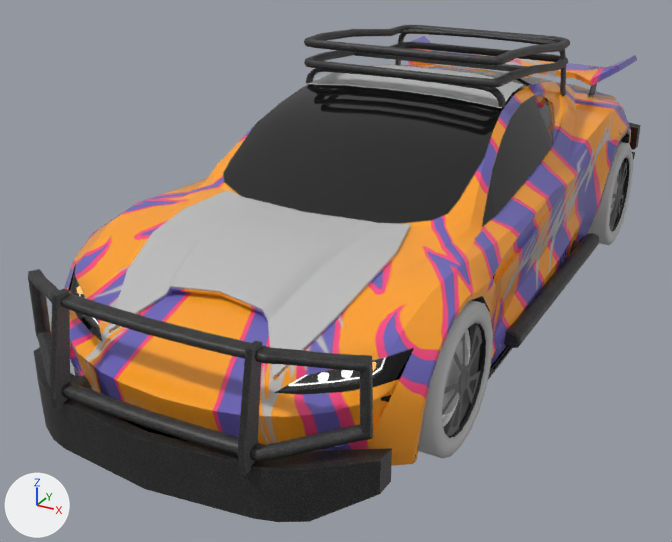
The FBX model Assets/Models/Cars/Tesla/tesla_1.fbx as it was, and as the next commit left it.
The view is the same before and after, from a 50 mm lens placed at (2.33, -5.06, 2.58), pointed at (-0.22, -0.42, 0.26). Lighting does not change. The marker at lower left points along +X, +Y and +Z. Where no turn or scale is listed for an object, it has been applied to the vertices. Vertices at the same position are counted once.

Before the edit, the objects in view are built like this:
```python
ob_carbon_tesla = bpy.data.objects.new('carbon_tesla', me_mesh_006)
ob_carbon_tesla.location = (0.0, -0.834, 0.973)
ob_main_shpe_002 = bpy.data.objects.new('Main_shpe.002', me_mesh_001)
ob_main_shpe_002.location = (0.874, -1.477, 0.381)
ob_main_shpe_003 = bpy.data.objects.new('Main_shpe.003', me_mesh_002)
ob_main_shpe_003.location = (0.874, 1.533, 0.381)
ob_pasted__wheelflowerrf = bpy.data.objects.new('pasted__WheelFlowerRF', me_mesh_016)
ob_pasted__wheelflowerrf.location = (0.828, -1.487, 0.395)
ob_pasted__wheelfuturelb = bpy.data.objects.new('pasted__WheelFutureLB', me_mesh_022)
ob_pasted__wheelfuturelb.location = (0.843, 1.529, 0.363)
ob_pasted__wheelfuturelf = bpy.data.objects.new('pasted__WheelFutureLF', me_mesh_020)
ob_pasted__wheelfuturelf.location = (0.843, -1.487, 0.371)
ob_pasted__wheelmagiclf = bpy.data.objects.new('pasted__WheelMagicLF', me_mesh_039)
ob_pasted__wheelmagiclf.location = (0.845, -1.481, 0.388)
ob_pasted__wheelstarlf = bpy.data.objects.new('pasted__WheelStarLF', me_mesh_014)
ob_pasted__wheelstarlf.location = (0.82, -1.489, 0.392)
ob_pasted__wheelv_lf = bpy.data.objects.new('pasted__WheelV_LF', me_mesh_023)
ob_pasted__wheelv_lf.location = (0.835, -1.494, 0.38)
# also in view: 'pasted__pasted__pasted__polySurface31' at (0.0, 0.33, 0.9); 'pasted__pasted__pasted__polySurface21' at (0.0, -0.03, 0.47); 'polySurface1' at (0.0, 2.01, 1.17); 'Main_shpe.014' at (0.0, -0.04, 0.75); 'Bumperfront' at (0.0, -2.13, 0.37)
```
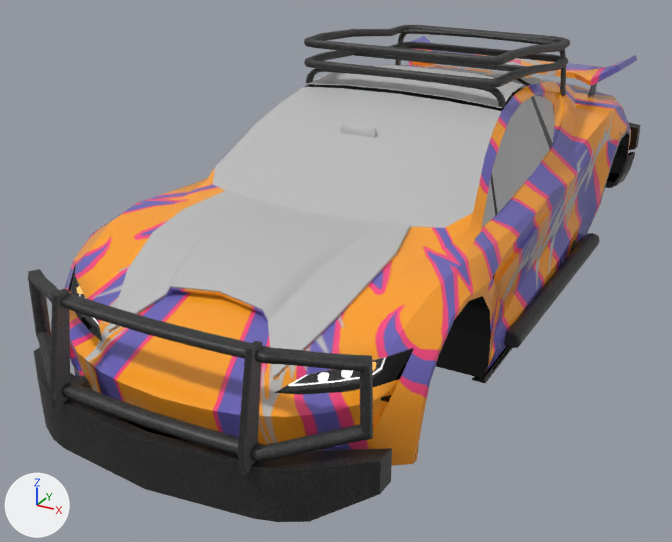
The change in detail:
Material 'lambert3' (mat_lambert3) is new.
Its base color is (0.5, 0.5, 0.5) (grey #bcbcbc).
me_mesh_004 has 1186 vertices, 1224 faces and spans x -1.03..1.03, y -2.34..2.37, z -0.61..0.61.
me_mesh_004 is used by ob_main_shpe_014; location (0.0, -0.054, 0.747).
me_mesh_004 part 1: 85 of the faces centred in x -0.82..0.82, y -0.97..1.99, z 0.17..0.57 switch from mat_tesla to mat_lambert3 (grey #bcbcbc).
Mesh me_mesh_009_1 is new.
It has 1509 vertices, 1597 faces and spans x -0.8..0.8, y -1.54..1.54, z -0.5..0.5.
Faces by material slot: [6, 1591].
It uses material mat_shina (grey #bcbcbc).
It uses material mat_pasted__lambert2 (grey #bcbcbc).
Object 'pasted__WheelV_LF' (ob_pasted__wheelv_lf) is deleted.
Object 'Main_shpe.003' (ob_main_shpe_003) is deleted.
Object 'pasted__WheelFutureLF' (ob_pasted__wheelfuturelf) is deleted.
Object 'pasted__WheelMagicLF' (ob_pasted__wheelmagiclf) is deleted.
Object 'pasted__WheelStarLF' (ob_pasted__wheelstarlf) is deleted.
Object 'Main_shpe.002' (ob_main_shpe_002) is deleted.
Object 'pasted__WheelFutureLB' (ob_pasted__wheelfuturelb) is deleted.
Object 'pasted__WheelFlowerRF' (ob_pasted__wheelflowerrf) is deleted.
Object 'pasted__pTorus2' (ob_pasted__ptorus2) is new; it shows me_mesh_009_1.
Its location is (0.0, 0.399, 0.739).

Where the change shows, as pixel boxes [x1, y1, x2, y2] in the pictures (672 x 542 px):
'Main_shpe.002', deleted
    before: [418, 300, 493, 458]
    faces in mat_shina (grey #bcbcbc): [418, 300, 493, 458]
    faces in mat_tesla: [442, 323, 486, 438]
'Main_shpe.003', deleted
    before: [587, 142, 633, 245]
    faces in mat_shina (grey #bcbcbc): [587, 142, 633, 245]
    faces in mat_tesla: [609, 157, 629, 232]
'pasted__pTorus2', added
    after: [340, 123, 377, 137]
'pasted__WheelFutureLF', deleted
    before: [465, 328, 471, 364]
'pasted__WheelMagicLF', deleted
    before: [442, 399, 459, 427]
part 1 of me_mesh_004, recoloured
    both: [213, 77, 555, 228]
